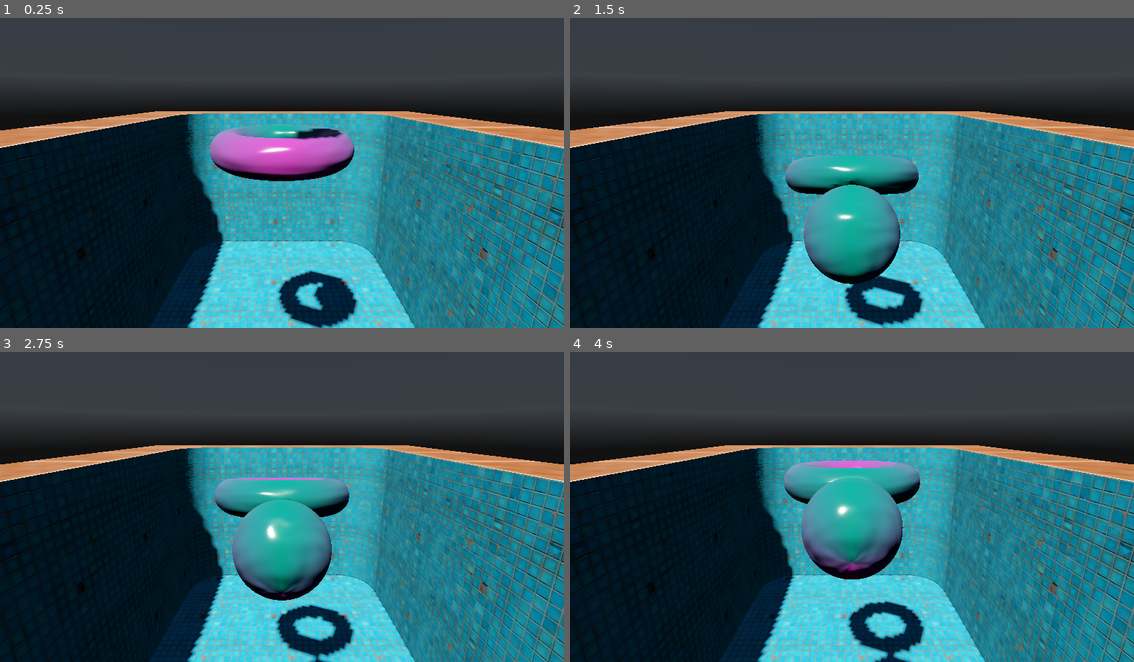
Above: before the commit, frames 1-4 (two rows, left to right).
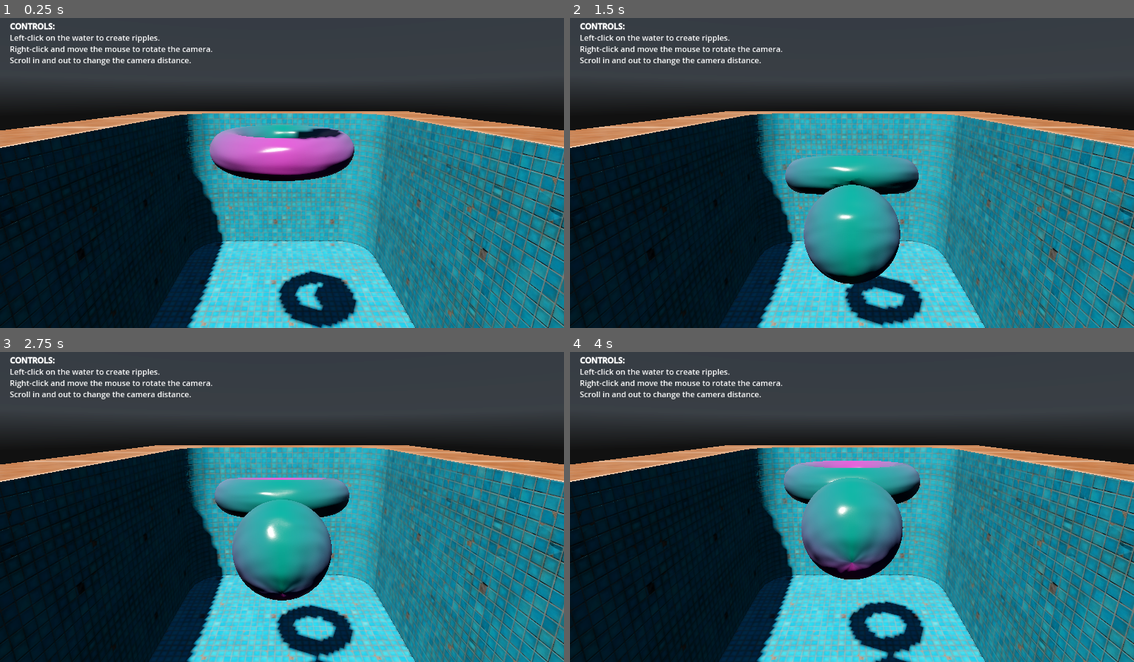
Above: after the commit, the same moments.

Repository: Namey5/godot-interactive-water
Game: Godot game, scene res://scenes/water_test.tscn
Two runs of this game, one before a commit and one after it. Both use one fixed random seed, a clock stepped at 60 frames per second and the inputs below. A sky picture missing from this copy of the repository is replaced by a grey-blue gradient.
Inputs (mouse positions are in pixels of both pictures, inside the frame that each line leads up to):
- Up to frame 1 (0.25 s): no input
- Up to frame 2 (1.5 s): tap Enter at 0.5 s; move the mouse to (976, 154) at 0.52 s; click (976, 154) at 0.67 s; move the mouse to (739, 185) at 1.27 s; click (739, 185) at 1.42 s
- Up to frame 3 (2.75 s): move the mouse to (338, 432) at 2.02 s; click (338, 432) at 2.17 s
- Up to frame 4 (4 s): move the mouse to (823, 565) at 2.77 s; click (823, 565) at 2.92 s; move the mouse to (1021, 550) at 3.52 s; click (1021, 550) at 3.67 s

The runs differ from the first frame. In frame 1, 1.0% of the frame differs, in the area x 1-38%, y 1-16%; in frame 2, 1.0%; in frame 3, 1.0%; in frame 4, 1.0%.

Commit message:
feat: add controls UI

Diff:
--- a/scenes/water_test.tscn
+++ b/scenes/water_test.tscn
@@ -112,6 +112,37 @@
 fov = 60.0
 far = 100.0
 
+[node name="UI" type="Control" parent="."]
+layout_mode = 3
+anchors_preset = 15
+anchor_right = 1.0
+anchor_bottom = 1.0
+grow_horizontal = 2
+grow_vertical = 2
+
+[node name="VBoxContainer" type="VBoxContainer" parent="UI"]
+layout_mode = 0
+offset_right = 40.0
+offset_bottom = 40.0
+
+[node name="MarginContainer" type="MarginContainer" parent="UI/VBoxContainer"]
+layout_mode = 2
+theme_override_constants/margin_left = 20
+theme_override_constants/margin_top = 20
+theme_override_constants/margin_right = 20
+theme_override_constants/margin_bottom = 20
+
+[node name="Controls" type="RichTextLabel" parent="UI/VBoxContainer/MarginContainer"]
+layout_mode = 2
+bbcode_enabled = true
+text = "[b]CONTROLS:[/b]
+Left-click on the water to create ripples.
+Right-click and move the mouse to rotate the camera.
+Scroll in and out to change the camera distance."
+fit_content = true
+scroll_active = false
+autowrap_mode = 0
+
 [node name="Scene" type="Node3D" parent="."]
 
 [node name="Pool" type="CSGCombiner3D" parent="Scene"]
